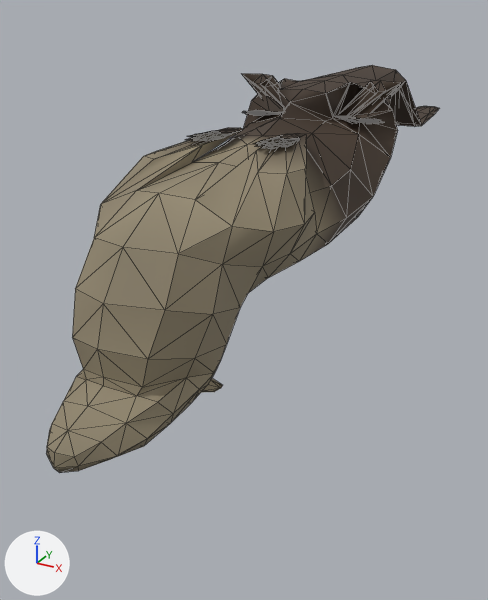
An edit to the glTF model public/assets/models/deep/otter.glb, drawn before and after from the same camera.
One viewpoint serves both versions: a 50 mm lens placed at (0.38, -0.945, 0.243), pointed at (-0.081, -0.106, -0.177). Lighting does not change. The marker at lower left points along +X, +Y and +Z. The picture after the commit comes second. Mesh edges are drawn as thin lines. Vertices at exactly the same position are counted once.

In view in the first picture: 'otter'.
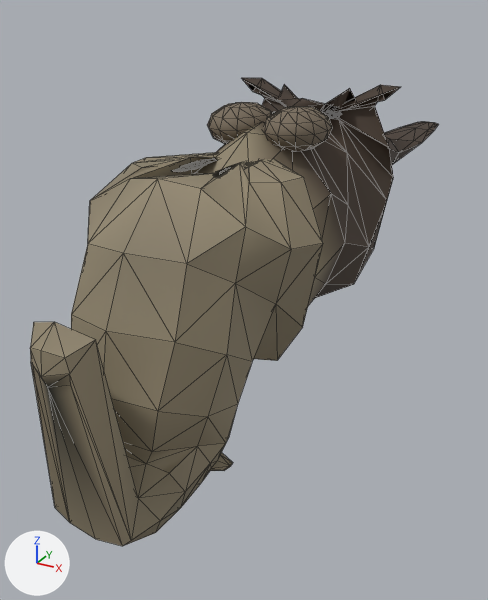
Edits to the bpy script that builds the scene:
```text
Add mat_otter___chest_forepaws:
    mat_otter___chest_forepaws = principled_material('otter / chest forepaws')
    mat_otter___chest_forepaws.base_color = (0.19, 0.15, 0.105)  # brown #796c5b
    mat_otter___chest_forepaws.roughness = 0.8
Change me_riverotter_mesh_1:
    used by ob_otter; location = (0.0, 0.0, 0.0)
    remove me_riverotter_mesh_1.from_pydata(...)  # 544 vertices, 1084 faces; spans x -0.119..0.119, y -0.6..0.6, z -0.15..0.15
    add me_riverotter_mesh_1.from_pydata(...)  # 544 vertices, 1084 faces; spans x -0.138..0.138, y -0.6..0.6, z -0.257..0.144
    me_riverotter_mesh_1 part 1: 544 of 544 vertices moved; they spanned x -0.119..0.119, y -0.6..0.6, z -0.15..0.15 and now span x -0.138..0.138, y -0.6..0.6, z -0.257..0.144; mean shift (0.0, -0.02, -0.027)
    me_riverotter_mesh_1 part 2: 1007 faces centred in x -0.111..0.11, y -0.596..0.596, z -0.146..0.146 are repainted in the vertex colours; the middle colour goes from brown #867c65 to brown #8c816a
Add me_sphere_001:
    me_sphere_001.from_pydata(...)  # a UV sphere (12 segments, 6 rings, poles along z) spanning x -0.039..0.039, y -0.055..0.055, z -0.026..0.026
    me_sphere_001.materials.append(mat_otter___chest_forepaws)  # brown #796c5b
Add me_sphere:
    me_sphere.from_pydata(...)  # a UV sphere (12 segments, 6 rings, poles along z) spanning x -0.039..0.039, y -0.055..0.055, z -0.026..0.026
    me_sphere.materials.append(mat_otter___chest_forepaws)  # brown #796c5b
Add ob_otter___folded_chest_paw_001:
    ob_otter___folded_chest_paw_001 = bpy.data.objects.new('otter / folded chest paw.001', me_sphere_001)
    ob_otter___folded_chest_paw_001.location = (0.038, -0.19, 0.105)
Add ob_otter___folded_chest_paw:
    ob_otter___folded_chest_paw = bpy.data.objects.new('otter / folded chest paw', me_sphere)
    ob_otter___folded_chest_paw.location = (-0.038, -0.19, 0.105)
```

Where the change shows, as pixel boxes [x1, y1, x2, y2] in the pictures (488 x 600 px; the box of a moved part takes in the faces that stretch with it):
'otter', reshaped, recoloured (15% taller)
    before: [46, 65, 439, 473]
    after: [30, 78, 438, 546]
'otter / folded chest paw.001', added (brown)
    after: [263, 106, 332, 152]
'otter / folded chest paw', added (brown)
    after: [207, 102, 273, 144]
part 1 of me_riverotter_mesh_1, moved or reshaped
    before: [46, 65, 439, 473]
    after: [30, 78, 438, 546]
part 2 of me_riverotter_mesh_1, recoloured
    before: [46, 65, 436, 473]
    after: [30, 85, 434, 546]
